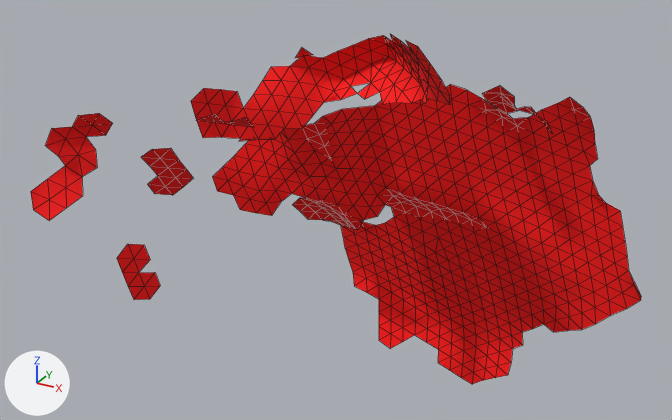
The FBX model Assets/Graph/Meshes/VEGETATION/SM_GPUI_RockAB_70.fbx as it was, and as the next commit left it.
Before and after are seen from a camera (50 mm lens) standing at (51.51, 3.46, -37.12) and looking at (42.85, 19.21, -45.0). Lighting does not change. The marker at lower left points along +X, +Y and +Z. Mesh edges are drawn as thin lines. Where no turn or scale is listed for an object, it has been applied to the vertices. Vertices at the same position are counted once.

Before the edit, the objects in view are built like this:
```python
me_mesh = bpy.data.meshes.new('Mesh')
me_mesh.from_pydata(...)  # 665 vertices, 1081 faces; spans x -5.45..5.26, y 0.97..12.7, z -5.55..5.55
me_mesh.materials.append(mat_material__5)  # red #ff0000
ob_sm_gpui_rockab_70 = bpy.data.objects.new('SM_GPUI_RockAB_70', me_mesh)
ob_sm_gpui_rockab_70.location = (43.3, 11.88, -46.39)
```
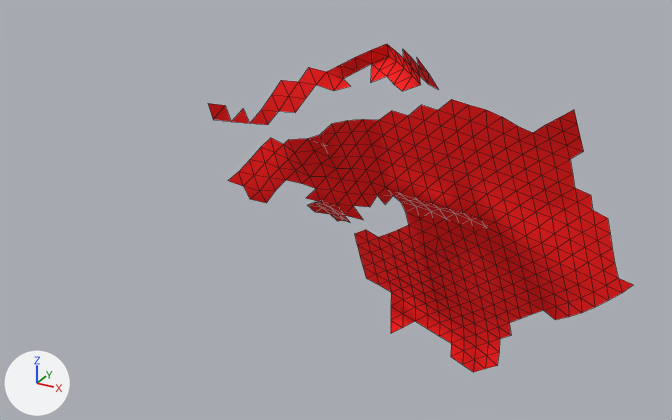
The change, as a list of edits to the scene's bpy script:
```text
Change me_mesh:
    used by ob_sm_gpui_rockab_70; location = (43.3, 11.88, -46.39)
    remove me_mesh.from_pydata(...)  # 665 vertices, 1081 faces; spans x -5.45..5.26, y 0.97..12.7, z -5.55..5.55
    add me_mesh.from_pydata(...)  # 432 vertices, 714 faces; spans x -4.46..5.0, y 7.02..12.7, z -5.21..4.71
    me_mesh part 1: 8 loose pieces with 78 vertices, spanning x -5.45..3.68, y 0.97..8.91, z -1.3..5.55, are deleted
    me_mesh part 2
    155 vertices are removed from x -4.77..5.26, y 6.7..12.59, z -5.55..5.03
    298 faces are deleted
```

Where the change shows, as pixel boxes (x1, y1, x2, y2) in the pictures (672 x 420 px):
'SM_GPUI_RockAB_70', reshaped (30% narrower, 6% shorter): before (31, 34, 641, 384); after (208, 44, 633, 372)
part 1 of me_mesh, deleted (red): before (31, 48, 552, 300)
part 2 of me_mesh, deleted (red): before (191, 34, 641, 384)
